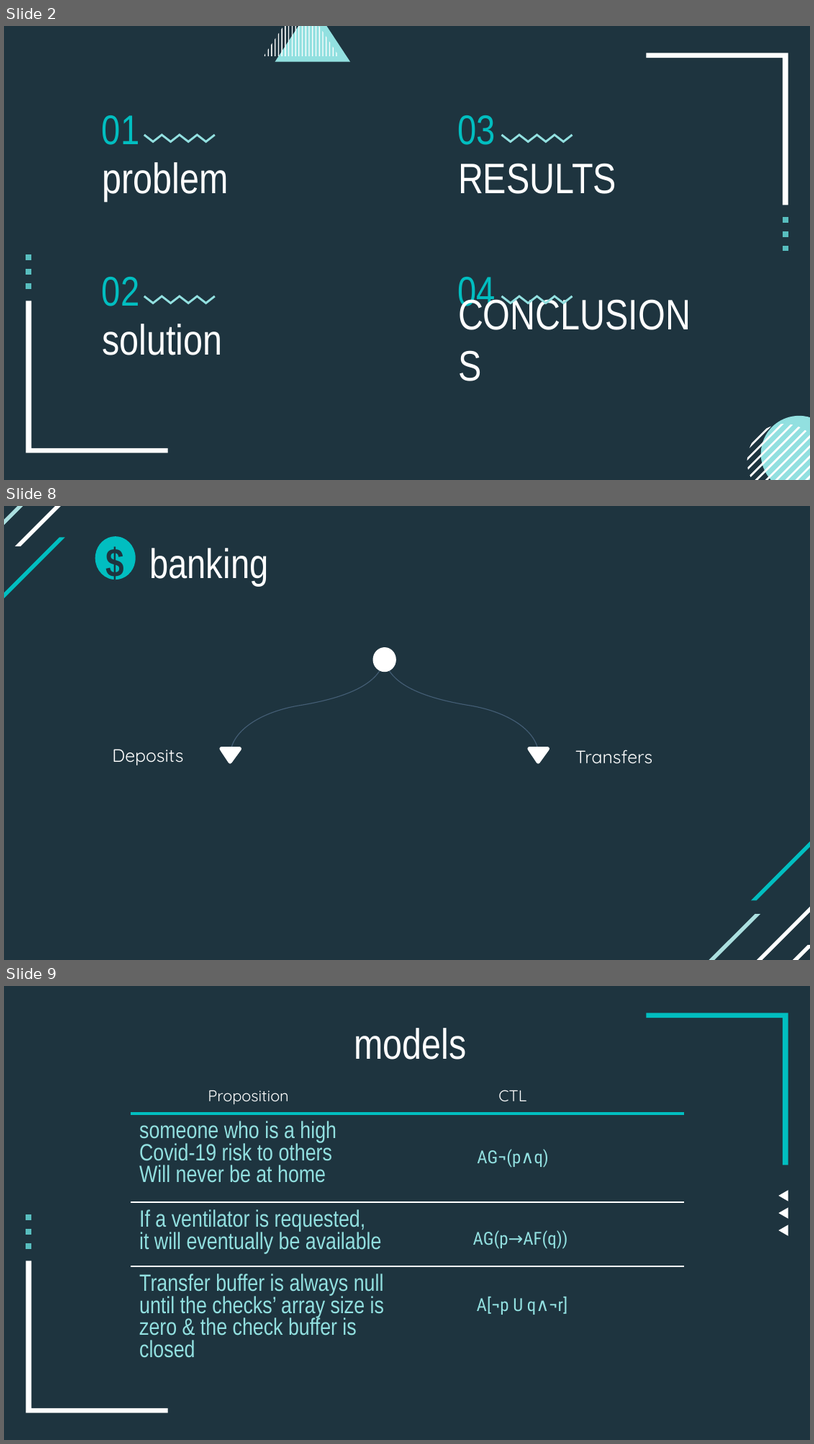
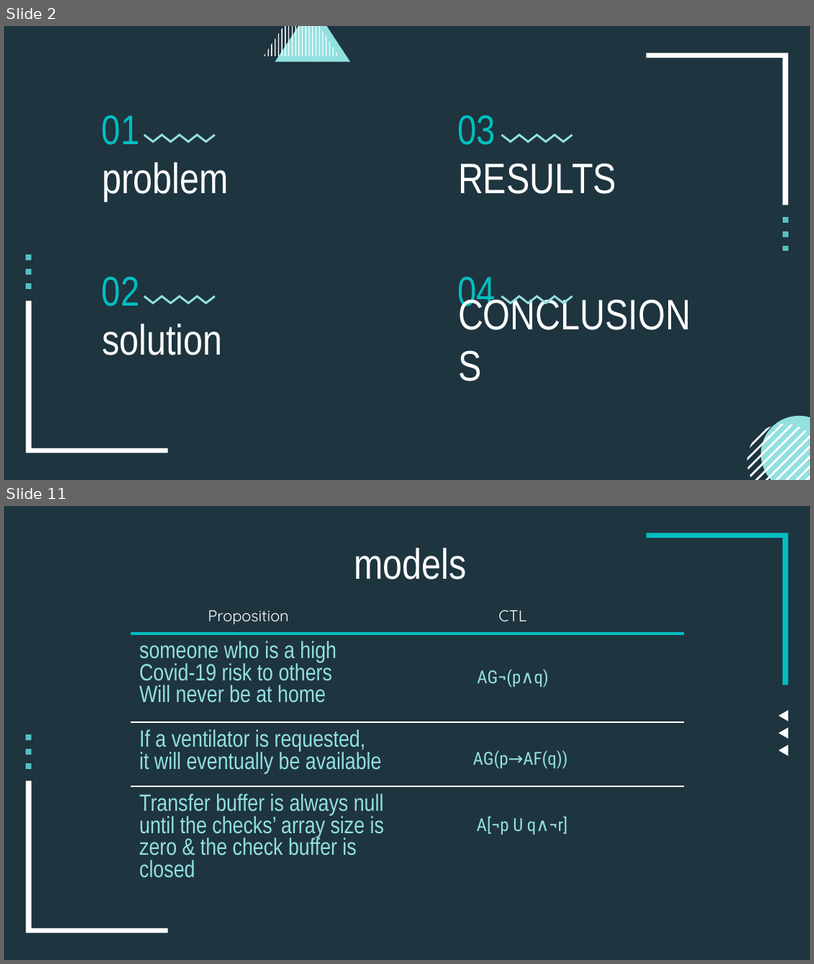
Before and after one commit to mark-mcdermott/mcdmodelcheckermvc, a slide deck: src/main/resources/misc/ppt/thesis-defense.pptx. Shown one above the other, each under a label of ours: slides 2, 8 and 9 before the commit, slides 2 and 11 after it; the slides between them are not shown. The pictures are 814x1444 and 814x964 pixels, drawn with LibreOffice and Linux fonts; fonts in the diff are those of the drawing. Boxes give left, top, right and bottom in pixels: in the first picture for what was removed or moved away, otherwise in the second. Text is boxed around its words. In the diff, an @@ line names an element or a change of style, - is before the commit and + after.

```diff
--- a/src/main/resources/misc/ppt/thesis-defense.pptx
+++ b/src/main/resources/misc/ppt/thesis-defense.pptx
@@ slide 8 removed at (4,506,810,960), background #1E343F @@
@@ freeform shape removed at (4,506,51,552) @@
@@ freeform shape removed at (16,506,108,546) @@
@@ freeform shape removed at (4,538,65,625) @@
@@ text removed at (91,528,139,576) @@
-$
@@ freeform shape removed at (93,537,137,580) @@
@@ text removed at (149,548,268,585) @@
-banking
@@ subtitle removed at (112,749,183,765) @@
-Deposits
@@ group removed at (219,648,549,763): 5 freeform shapes @@
@@ text removed at (576,749,653,764) @@
-Transfers
@@ freeform shape removed at (751,813,810,901) @@
@@ freeform shape removed at (741,889,810,960) @@
@@ freeform shape removed at (682,914,761,960) @@
@@ freeform shape removed at (759,944,810,960) @@
@@ what was slide 9 is now slide 11 @@
```
Also in this commit, not shown: 4 slides changed, 13 slides added, 5 other slides removed, 26 other files.
